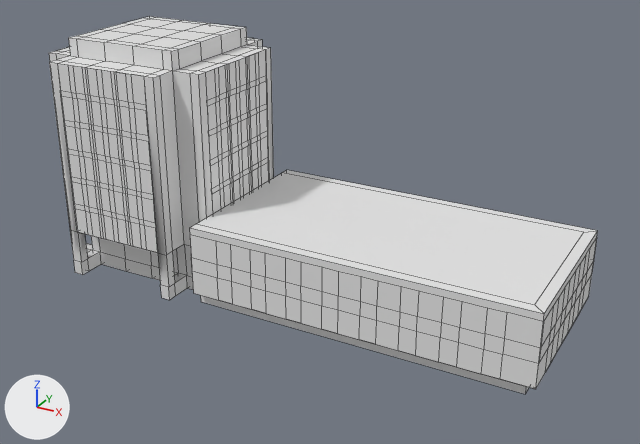
What one commit did to the FBX model src/Assets/3D Assets/Models/LH.fbx.
Before and after are seen from a 50 mm lens placed at (89.8, -110.9, 46.3), pointed at (29.7, -1.6, -8.3). Arrows for +X, +Y and +Z are at lower left; the lights stay in place. Mesh edges are drawn as thin lines. Materials are left out; every surface is plain grey.

Names of what the first picture shows: 'LH Main'.
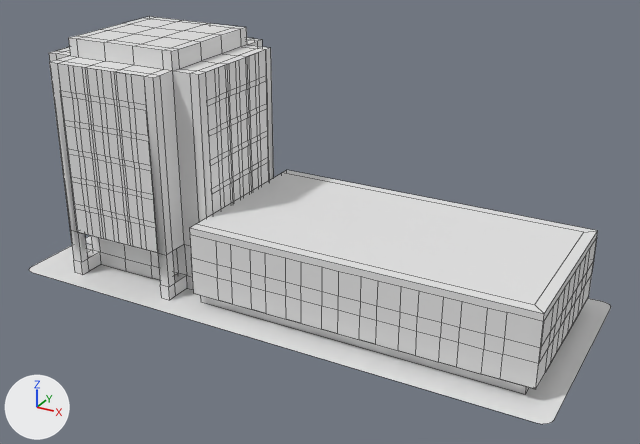
Where the change shows, as pixel boxes (x1, y1, x2, y2) in the pictures (640 x 444 px):
'LH Main', reshaped (6% wider, 8% taller): before (49, 16, 598, 394); after (29, 16, 611, 424)
part 1 of me_cube_001, added: after (29, 236, 611, 424)

The edits, one by one:
me_cube_001 is used by ob_lh_main; location (0.0, 0.0, 0.0).
me_cube_001 had 1066 vertices, 941 faces and spanned x -14.5..68.0, y -14.5..14.5, z -21.0..17.4.
me_cube_001 now has 1086 vertices, 942 faces and spans x -17.9..71.2, y -17.9..17.9, z -21.0..17.4.
me_cube_001 part 1: a new loose piece of 20 vertices spanning x -17.9..71.2, y -17.9..17.9, z -21.0.
